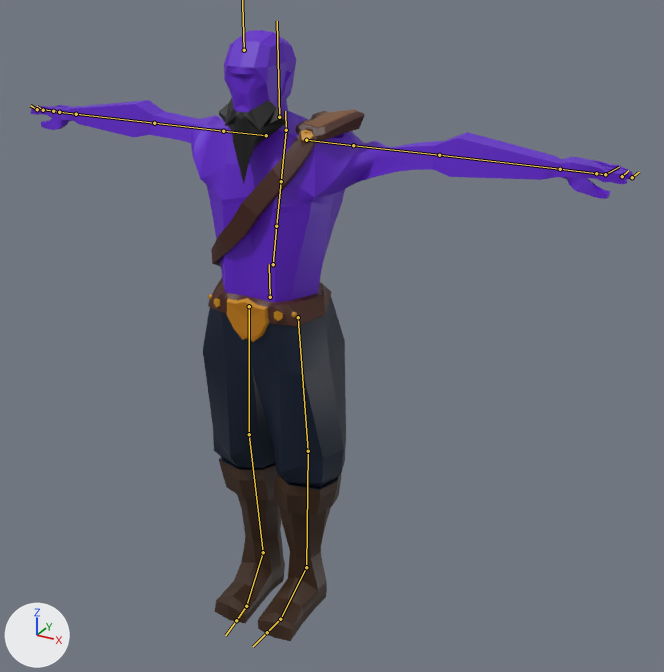
The FBX model WolfJourney/Assets/Models/PlayerModels/Ryze.fbx, before and after one commit.
Rendered twice from a camera (50 mm lens) standing at (1.34, -2.08, 2.02) and looking at (0.15, 0.09, 0.94). Lighting does not change. The marker at lower left points along +X, +Y and +Z. Both versions are drawn at frame 1 of the action 'mixamo.com'; the numbers are the values there. The bones that bend it are drawn over the model as lines.

The first picture shows 'ryze base.002'.
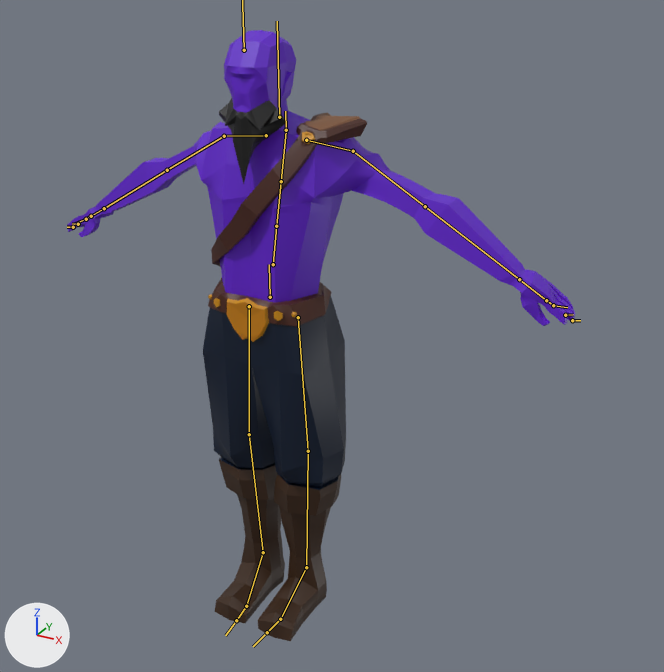
What the commit changed:
Bone 'mixamorig:LeftShoulder' (bone_mixamorig_leftshoulder) turns from (-16, 0, 4) to (-10, 0, 2) degrees about its own x, y and z.
Bone 'mixamorig:LeftArm' (bone_mixamorig_leftarm) turns from (-69, -2, 6) to (-45, -1, 7) degrees about its own x, y and z.
Bone 'mixamorig:RightShoulder' (bone_mixamorig_rightshoulder) turns from (-16, -1, -4) to (-10, 0, -2) degrees about its own x, y and z.
Bone 'mixamorig:RightArm' (bone_mixamorig_rightarm) turns from (-69, 3, -6) to (-46, 1, -7) degrees about its own x, y and z.

Boxes (x1, y1, x2, y2) around the edits, measured in the pictures (664 x 672 px):
'ryze base.002', posed (16% narrower): before (30, 30, 634, 641); after (67, 30, 575, 641)
bone 'mixamorig:LeftShoulder', root to tip: before (306, 140) to (353, 145); after (306, 140) to (353, 151)
bone 'mixamorig:LeftArm', root to tip: before (353, 145) to (439, 155); after (353, 151) to (425, 206)
bone 'mixamorig:RightShoulder', root to tip: before (266, 135) to (223, 131); after (266, 135) to (224, 136)
bone 'mixamorig:RightArm', root to tip: before (223, 131) to (154, 123); after (224, 136) to (167, 170)
